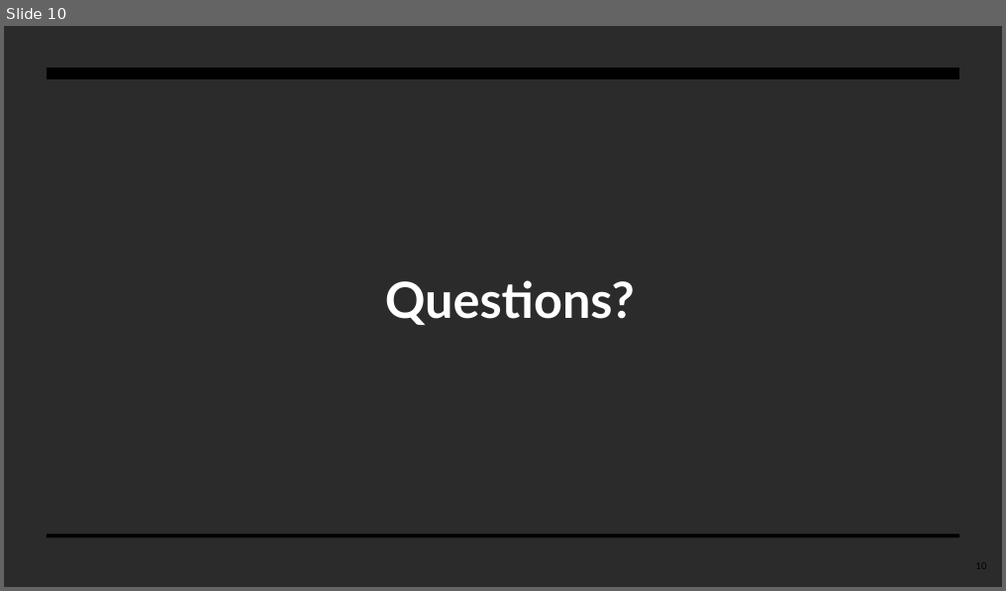
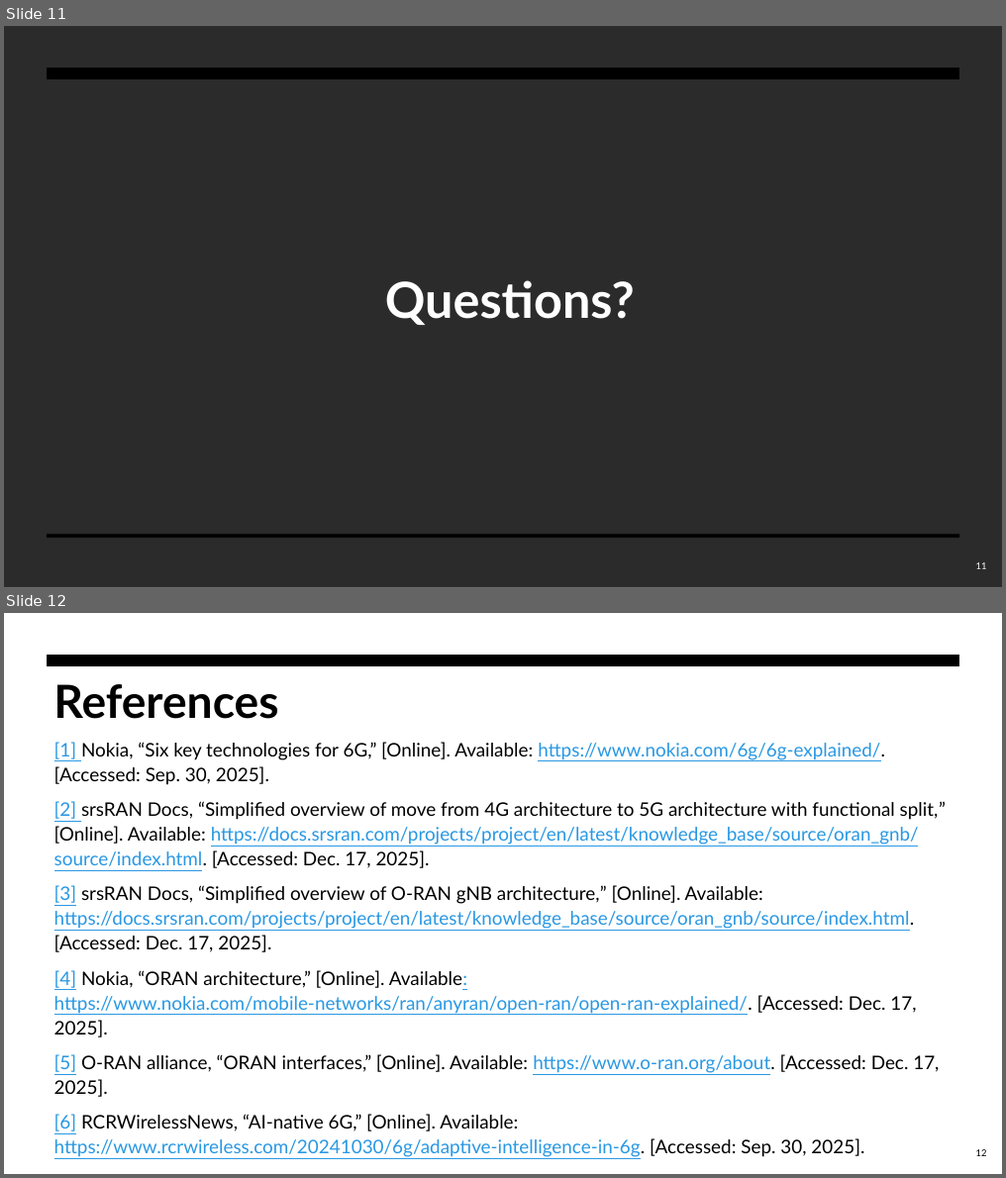
Before and after one commit to BrunoGomes22/MECT-Thesis, a slide deck: Presentations/apresentacao_tese_10min.pptx. Shown one above the other, each under a label of ours: slide 10 before the commit, slides 11 and 12 after it. The pictures are 1006x591 and 1006x1178 pixels, drawn with LibreOffice and Linux fonts; fonts in the diff are those of the drawing; background and template pictures are left out; a plain dark background stands for a picture behind light text. Boxes give left, top, right and bottom in pixels: in the first picture for what was removed or moved away, otherwise in the second. Text is boxed around its words. In the diff, an @@ line names an element or a change of style, - is before the commit and + after.

```diff
--- a/Presentations/apresentacao_tese_10min.pptx
+++ b/Presentations/apresentacao_tese_10min.pptx
@@ slide 12 added at [4,613,1002,1174], background #FFFFFF; not listed: 1 template element that a slide beside it also shows @@
@@ title added at [54,684,278,719], 44 pt, text #000000, bold @@
+References
@@ text added at [54,742,945,1157], 18 pt, text #000000 @@
+[1] Nokia, “Six key technologies for 6G,” [Online]. Available: https://www.nokia.com/6g/6g-explained/. [Accessed: Sep. 30, 2025].
+[2] srsRAN Docs, “Simplified overview of move from 4G architecture to 5G architecture with functional split,” [Online]. Available: https://docs.srsran.com/projects/project/en/latest/knowledge_base/source/oran_gnb/source/index.html. [Accessed: Dec. 17, 2025].
+[3] srsRAN Docs, “Simplified overview of O-RAN gNB architecture,” [Online]. Available: https://docs.srsran.com/projects/project/en/latest/knowledge_base/source/oran_gnb/source/index.html. [Accessed: Dec. 17, 2025].
+[4] Nokia, “ORAN architecture,” [Online]. Available: https://www.nokia.com/mobile-networks/ran/anyran/open-ran/open-ran-explained/. [Accessed: Dec. 17, 2025].
+[5] O-RAN alliance, “ORAN interfaces,” [Online]. Available: https://www.o-ran.org/about. [Accessed: Dec. 17, 2025].
+[6] RCRWirelessNews, “AI-native 6G,” [Online]. Available: https://www.rcrwireless.com/20241030/6g/adaptive-intelligence-in-6g. [Accessed: Sep. 30, 2025].
@@ page number added at [976,1150,987,1157], 9 pt, text #000000 @@
+12
@@ what was slide 10 is now slide 11 @@
@@ page number at [976,563,987,570]: text changed; text colour #000000 to #F7F7F7 @@
-10
+11
```
Also in this commit, not shown: 4 slides changed, 6 other slides added, 4 slides removed.
